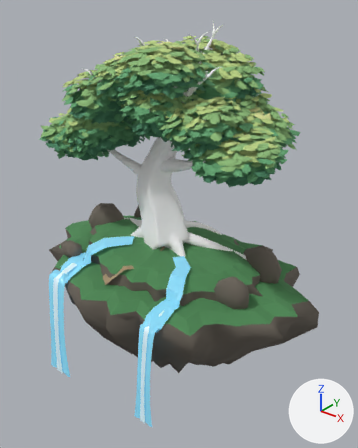
The glTF model apps/life-tree-unity/Assets/Art/Generated/生命樹庭園.glb as it was, and as the next commit left it.
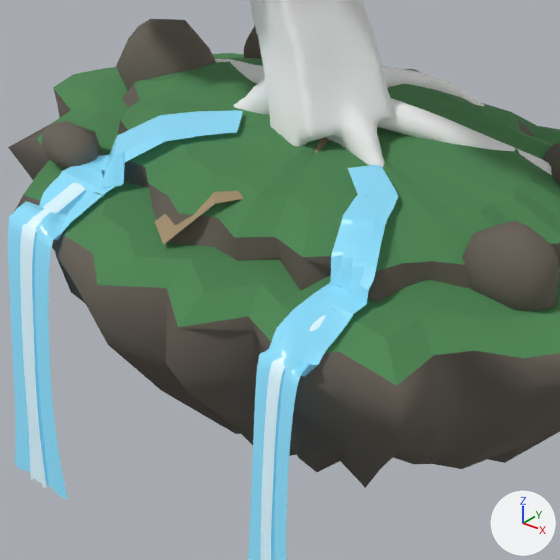
Each version is shown whole from a 50 mm lens placed at (7.5, -8.91, 6.13), pointed at (0.3, 0.08, 0.55), then close up on the part from 13% to 70% of the width and 44% to 89% of the height. Arrows for +X, +Y and +Z are at lower right; the lights stay in place. The older version's two pictures come first. Where no turn or scale is listed for an object, it has been applied to the vertices. Vertices at exactly the same position are counted once.

The older version as bpy lines, for what is in view:
```python
me_中央島_同行步道 = bpy.data.meshes.new('中央島_同行步道')
me_中央島_同行步道.from_pydata(...)  # 10 vertices, 8 faces; spans x -0.65..0.49, y -2.03..-0.05, z -0.49..0.01
me_中央島_同行步道.materials.append(mat_同行步道暖石)  # beige #a89373
me_溪流_中央右 = bpy.data.meshes.new('溪流_中央右')
me_溪流_中央右.from_pydata(...)  # 255 vertices, 400 faces; spans x 0.691..1.67, y -1.83..-0.424, z -0.507..0.04
me_溪流_中央右.materials.append(mat_瀑布微光)  # cyan #86cee5, glowing blue #3e7088
me_溪流_中央左 = bpy.data.meshes.new('溪流_中央左')
me_溪流_中央左.from_pydata(...)  # 265 vertices, 416 faces; spans x -2.04..-0.57, y -1.76..-0.418, z -0.533..0.026
me_溪流_中央左.materials.append(mat_瀑布微光)  # cyan #86cee5, glowing blue #3e7088
ob_中央島_同行步道 = bpy.data.objects.new('中央島_同行步道', me_中央島_同行步道)
ob_中央島_同行步道.location = (0.0, 0.0, 0.0)
ob_溪流_中央右 = bpy.data.objects.new('溪流_中央右', me_溪流_中央右)
ob_溪流_中央右.location = (0.0, 0.0, 0.0)
ob_溪流_中央左 = bpy.data.objects.new('溪流_中央左', me_溪流_中央左)
ob_溪流_中央左.location = (0.0, 0.0, 0.0)
# also in view: '中央島_岩塊_04' at (2.42, -0.61, -0.29); '垂根_02' at (0.16, 1.39, -1.18); '水沫內光_中央左' at (-1.72, -2.24, -2.03); '水沫內光_中央右' at (1.45, -2.31, -1.88); '垂根_01' at (1.53, 0.53, -0.96)
```
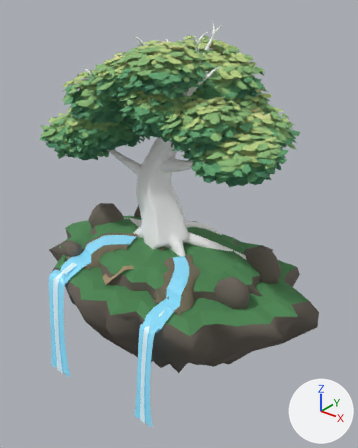
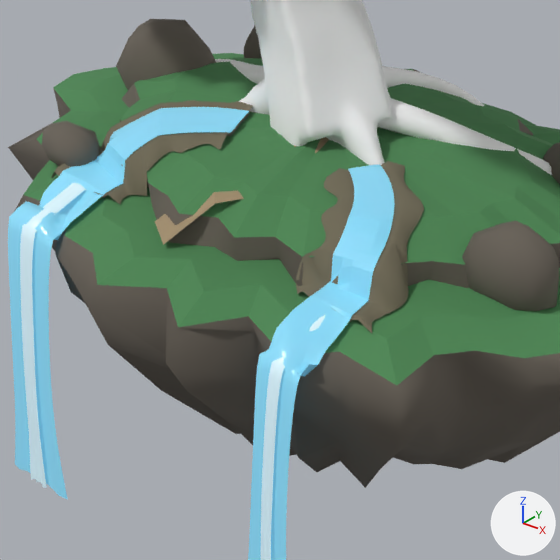
Boxes [x1, y1, x2, y2] around the edits, measured in the close-ups (560 x 560 px):
'溪流_中央右', reshaped: before [310, 165, 398, 319]; after [310, 164, 395, 319]
'溪流_中央左', reshaped: before [60, 110, 243, 195]; after [60, 107, 249, 195]
'溪岸_中央右_1', added: after [350, 161, 424, 333]
'溪岸_中央右_0', added: after [296, 168, 354, 297]
'溪岸_中央左_1', added: after [103, 133, 230, 204]
'溪岸_中央左_0', added: after [51, 100, 253, 178]
'河床_中央左', added (mostly hidden): after [95, 114, 250, 198]

What changed in the scene script:
```text
Add mat_溪岸濕土:
    mat_溪岸濕土 = bpy.data.materials.new('溪岸濕土')
    # nodes: BsdfPrincipled, Mix, OutputMaterial, VertexColor
    # colours: dark yellow #766f5b, mixed with the vertex colours
Change me_溪流_中央右:
    used by ob_溪流_中央右; location = (0.0, 0.0, 0.0)
    remove me_溪流_中央右.from_pydata(...)  # 255 vertices, 400 faces; spans x 0.691..1.67, y -1.83..-0.424, z -0.507..0.04
    add me_溪流_中央右.from_pydata(...)  # 265 vertices, 416 faces; spans x 0.7..1.67, y -1.83..-0.419, z -0.507..0.039
    me_溪流_中央右 part 1: 249 vertices removed from x 0.691..1.669, y -1.799..-0.424, z -0.487..0.04; 259 vertices added at x 0.7..1.669, y -1.812..-0.419, z -0.486..0.039
Change me_溪流_中央左:
    used by ob_溪流_中央左; location = (0.0, 0.0, 0.0)
    remove me_溪流_中央左.from_pydata(...)  # 265 vertices, 416 faces; spans x -2.04..-0.57, y -1.76..-0.418, z -0.533..0.026
    add me_溪流_中央左.from_pydata(...)  # 330 vertices, 520 faces; spans x -2.04..-0.626, y -1.76..-0.389, z -0.533..0.028
    me_溪流_中央左 part 2: 260 vertices removed from x -2.038..-0.57, y -1.727..-0.418, z -0.503..0.026; 325 vertices added at x -2.038..-0.626, y -1.735..-0.389, z -0.504..0.028
Add me_溪岸_中央左_1:
    me_溪岸_中央左_1.from_pydata(...)  # 198 vertices, 260 faces; spans x -1.427..-0.546, y -1.76..-0.788, z -0.539..0.038
    me_溪岸_中央左_1.materials.append(mat_溪岸濕土)
Add me_溪岸_中央左_0:
    me_溪岸_中央左_0.from_pydata(...)  # 198 vertices, 260 faces; spans x -2.23..-0.77, y -1.76..-0.18, z -0.62..0.05
    me_溪岸_中央左_0.materials.append(mat_溪岸濕土)
Add me_溪岸_中央右_1:
    me_溪岸_中央右_1.from_pydata(...)  # 159 vertices, 208 faces; spans x 0.85..1.89, y -1.83..-0.21, z -0.56..0.05
    me_溪岸_中央右_1.materials.append(mat_溪岸濕土)
Add me_溪岸_中央右_0:
    me_溪岸_中央右_0.from_pydata(...)  # 159 vertices, 208 faces; spans x 0.595..1.261, y -1.83..-0.66, z -0.522..0.061
    me_溪岸_中央右_0.materials.append(mat_溪岸濕土)
Add me_河床_中央左:
    me_河床_中央左.from_pydata(...)  # 330 vertices, 520 faces; spans x -2.04..-0.626, y -1.76..-0.389, z -0.568..-0.007
    me_河床_中央左.materials.append(mat_溪岸濕土)
Add ob_溪岸_中央左_1:
    ob_溪岸_中央左_1 = bpy.data.objects.new('溪岸_中央左_1', me_溪岸_中央左_1)
    ob_溪岸_中央左_1.location = (0.0, 0.0, 0.0)
Add ob_溪岸_中央左_0:
    ob_溪岸_中央左_0 = bpy.data.objects.new('溪岸_中央左_0', me_溪岸_中央左_0)
    ob_溪岸_中央左_0.location = (0.0, 0.0, 0.0)
Add ob_溪岸_中央右_1:
    ob_溪岸_中央右_1 = bpy.data.objects.new('溪岸_中央右_1', me_溪岸_中央右_1)
    ob_溪岸_中央右_1.location = (0.0, 0.0, 0.0)
Add ob_溪岸_中央右_0:
    ob_溪岸_中央右_0 = bpy.data.objects.new('溪岸_中央右_0', me_溪岸_中央右_0)
    ob_溪岸_中央右_0.location = (0.0, 0.0, 0.0)
Add ob_河床_中央左:
    ob_河床_中央左 = bpy.data.objects.new('河床_中央左', me_河床_中央左)
    ob_河床_中央左.location = (0.0, 0.0, 0.0)
```
